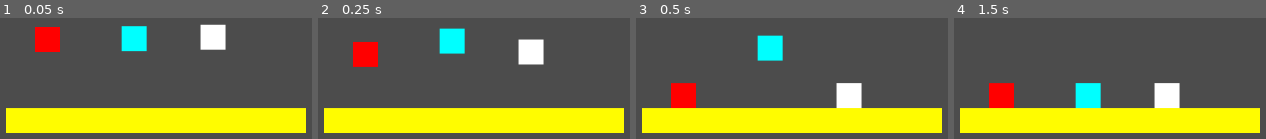
Above: before the commit, frames 1-4 (left to right).
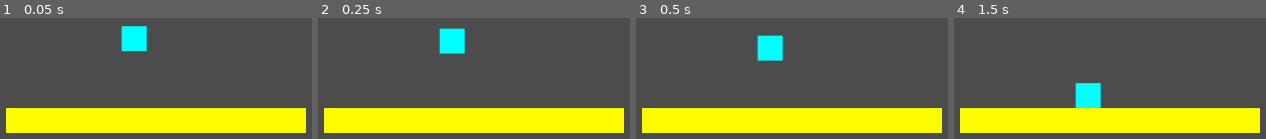
Above: after the commit, the same moments.

Repository: Yagoi23/Game-Jam-2022
Game: Godot game, scene res://TestScene.tscn
The game is run twice, just before and just after one commit, with the same random seed, the same clock (stepped at 60 frames per second) and the same inputs. The project has no main scene, so this scene is started directly.
Inputs:
- Up to frame 1 (0.05 s): no input
- Up to frame 2 (0.25 s): no input
- Up to frame 3 (0.5 s): no input
- Up to frame 4 (1.5 s): hold D (p1_right, bound only before the commit) from 0.53 s (still down); tap Left (p2_left, bound only before the commit) at 0.6 s; tap W (p1_up, bound only before the commit) at 0.77, 1.07 s; tap Right (p2_right, bound only before the commit) at 0.8, 1.35 s

The runs differ from the first frame. In frame 1, 3.4% of the frame differs, in the area x 11-73%, y 4-29%; in frame 2, 3.4%, in the area x 11-73%, y 17-41%; in frame 3, 3.4%; in frame 4, 3.4%.

Commit message:
Fetched Project

Diff:
--- a/Box.tscn
+++ b/Box.tscn
@@ -1,14 +1,11 @@
-[gd_scene load_steps=4 format=2]
+[gd_scene load_steps=3 format=2]
 
 [ext_resource path="res://assets/Yellow.png" type="Texture" id=1]
-[ext_resource path="res://Box.gd" type="Script" id=2]
 
 [sub_resource type="RectangleShape2D" id=1]
 extents = Vector2( 16, 16 )
 
 [node name="Box" type="RigidBody2D"]
-mass = 5.0
-script = ExtResource( 2 )
 
 [node name="Sprite" type="Sprite" parent="."]
 texture = ExtResource( 1 )
--- a/TestScene.tscn
+++ b/TestScene.tscn
@@ -1,8 +1,7 @@
-[gd_scene load_steps=4 format=2]
+[gd_scene load_steps=3 format=2]
 
 [ext_resource path="res://tileset.tres" type="TileSet" id=1]
 [ext_resource path="res://Box.tscn" type="PackedScene" id=2]
-[ext_resource path="res://Player.tscn" type="PackedScene" id=3]
 
 [node name="Node2D" type="Node2D"]
 
@@ -17,10 +16,3 @@
 
 [node name="Camera2D" type="Camera2D" parent="."]
 current = true
-
-[node name="Player" parent="." instance=ExtResource( 3 )]
-position = Vector2( 85, -217 )
-
-[node name="Player2" parent="." instance=ExtResource( 3 )]
-position = Vector2( 297, -220 )
-player_num = 1
--- a/project.godot
+++ b/project.godot
@@ -13,39 +13,6 @@
 config/name="Helping-Hands-2022"
 config/icon="res://icon.png"
 
-[input]
-
-p1_right={
-"deadzone": 0.5,
-"events": [ Object(InputEventKey,"resource_local_to_scene":false,"resource_name":"","device":0,"alt":false,"shift":false,"control":false,"meta":false,"command":false,"pressed":false,"scancode":68,"physical_scancode":0,"unicode":0,"echo":false,"script":null)
- ]
-}
-p1_left={
-"deadzone": 0.5,
-"events": [ Object(InputEventKey,"resource_local_to_scene":false,"resource_name":"","device":0,"alt":false,"shift":false,"control":false,"meta":false,"command":false,"pressed":false,"scancode":65,"physical_scancode":0,"unicode":0,"echo":false,"script":null)
- ]
-}
-p1_up={
-"deadzone": 0.5,
-"events": [ Object(InputEventKey,"resource_local_to_scene":false,"resource_name":"","device":0,"alt":false,"shift":false,"control":false,"meta":false,"command":false,"pressed":false,"scancode":87,"physical_scancode":0,"unicode":0,"echo":false,"script":null)
- ]
-}
-p2_right={
-"deadzone": 0.5,
-"events": [ Object(InputEventKey,"resource_local_to_scene":false,"resource_name":"","device":0,"alt":false,"shift":false,"control":false,"meta":false,"command":false,"pressed":false,"scancode":16777233,"physical_scancode":0,"unicode":0,"echo":false,"script":null)
- ]
-}
-p2_left={
-"deadzone": 0.5,
-"events": [ Object(InputEventKey,"resource_local_to_scene":false,"resource_name":"","device":0,"alt":false,"shift":false,"control":false,"meta":false,"command":false,"pressed":false,"scancode":16777231,"physical_scancode":0,"unicode":0,"echo":false,"script":null)
- ]
-}
-p2_up={
-"deadzone": 0.5,
-"events": [ Object(InputEventKey,"resource_local_to_scene":false,"resource_name":"","device":0,"alt":false,"shift":false,"control":false,"meta":false,"command":false,"pressed":false,"scancode":16777232,"physical_scancode":0,"unicode":0,"echo":false,"script":null)
- ]
-}
-
 [physics]
 
 common/enable_pause_aware_picking=true
Not shown, added: New Piskel.png.import
